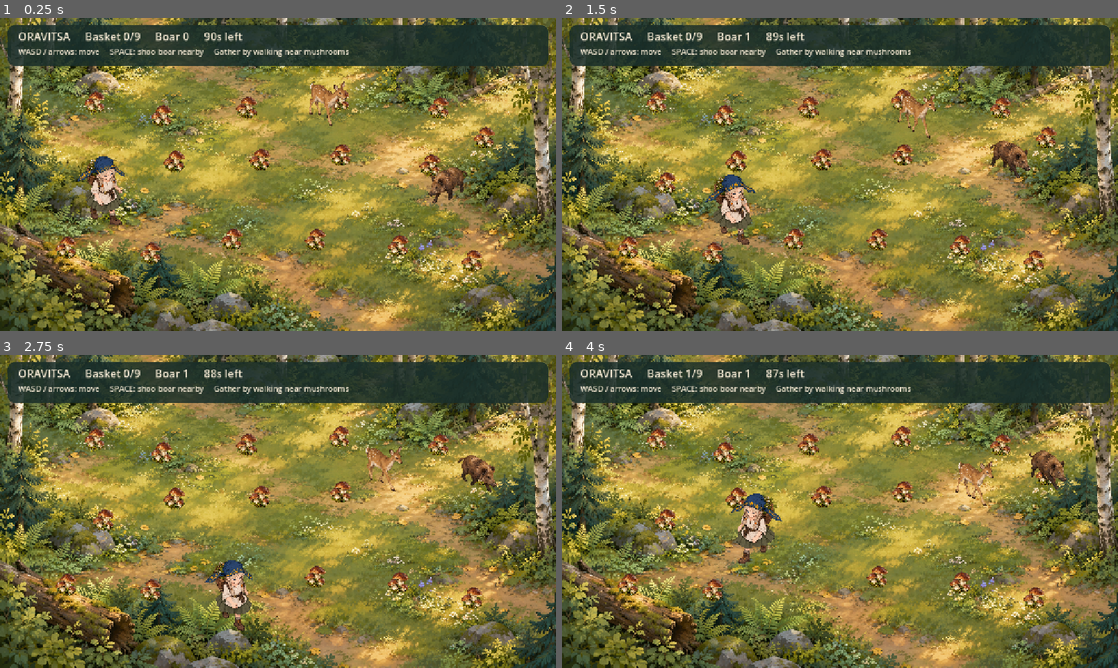
Above: before the commit, frames 1-4 (two rows, left to right).
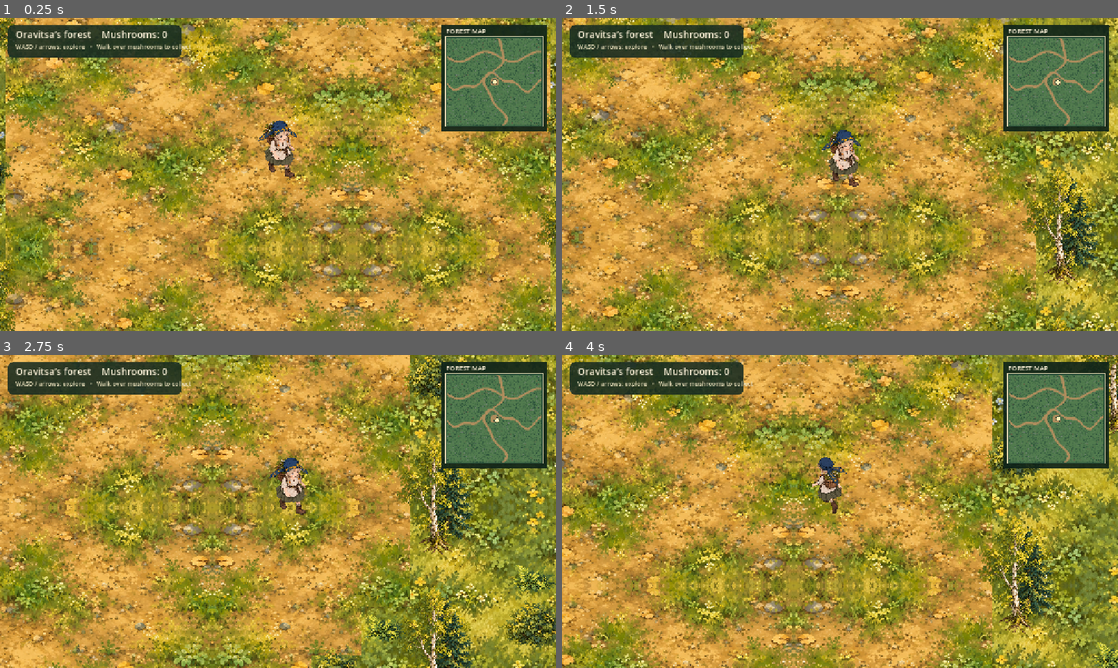
Above: after the commit, the same moments.

Repository: diegoami/oravitsa
Game: Godot game, scene res://scenes/forest_2d/forest.tscn
Two runs of this game, one before a commit and one after it. Both use one fixed random seed, a clock stepped at 60 frames per second and the inputs below. Before the commit the project starts from res://prototypes/foraging_2d/game.tscn.
Inputs:
- Up to frame 1 (0.25 s): no input
- Up to frame 2 (1.5 s): tap Enter at 0.5 s; hold D (move_right) 0.53-1.28 s; tap R at 0.6, 1.35 s; tap Space at 0.77 s; hold S (move_back) from 1.28 s (still down)
- Up to frame 3 (2.75 s): tap Space at 1.52 s; release S (move_back) at 2.03 s; hold D (move_right) from 2.03 s (still down); tap R at 2.1 s
- Up to frame 4 (4 s): release D (move_right) at 2.78 s; hold W (move_forward) 2.78-3.53 s; tap R at 2.85, 3.6 s; tap Space at 3.02, 3.77 s; hold A (move_left) from 3.53 s (still down)

The runs differ from the first frame. In frame 1, 89% of the frame differs, in the area x 0-100%, y 0-100%; in frame 2, 89%; in frame 3, 88%; in frame 4, 90%.

Commit message:
Build scrolling tiled forest exploration scene

Diff:
--- a/project.godot
+++ b/project.godot
@@ -11,8 +11,8 @@
 [application]
 
 config/name="Oravitsa"
-config/description="Cozy 2D foraging playtest."
-run/main_scene="res://prototypes/foraging_2d/game.tscn"
+config/description="Cozy 2D forest exploration playtest."
+run/main_scene="res://scenes/forest_2d/forest.tscn"
 config/features=PackedStringArray("4.7", "Forward Plus")
 config/icon="res://icon.svg"
 
--- /dev/null
+++ b/scenes/forest_2d/forest.gd
@@ -0,0 +1,303 @@
+extends Node2D
+
+## A finite, seeded forest made of connected painted ground tiles. Props are
+## streamed around the camera; the map data also drives collision and minimap.
+
+const TILE := 114
+const MAP_SIZE := 128
+const ART := "res://scenes/forest_2d/art/"
+const CHARACTER_ART := "res://prototypes/foraging_2d/art/"
+const SPEED := 240.0
+const PICKUP_RADIUS := 40.0
+const START := Vector2i(64, 64)
+const GRASS := 0
+const DIRT := 1
+const EMPTY := 0
+const TREE := 1
+const BUSH := 2
+const STONE := 3
+const MUSHROOM := 4
+const FERN := 5
+const LOG := 6
+const BLOCKED := [TREE, BUSH, STONE, LOG]
+const PROP_NAMES := {TREE: "tree", BUSH: "bush", STONE: "stone", MUSHROOM: "mushroom", FERN: "fern", LOG: "log"}
+
+var terrain := PackedByteArray()
+var objects := PackedByteArray()
+var player_position := Vector2.ZERO
+var basket := 0
+var _ground: TileMapLayer
+var _world: Node2D
+var _player: AnimatedSprite2D
+var _camera: Camera2D
+var _minimap: Control
+var _count_label: Label
+var _active_props: Dictionary = {}
+var _textures: Dictionary = {}
+var _loaded_center := Vector2i(-999, -999)
+var _facing_up := false
+
+
+func _ready() -> void:
+	_generate_map()
+	_build_world()
+	player_position = _cell_center(START)
+	_player.position = player_position
+	_camera.position = player_position
+	_camera.reset_smoothing()
+	_refresh_props()
+	_update_hud()
+
+
+func _process(delta: float) -> void:
+	var direction := Input.get_vector("move_left", "move_right", "move_forward", "move_back")
+	if direction.length_squared() > 0.0:
+		var step := direction.normalized() * SPEED * delta
+		_try_move(Vector2(step.x, 0.0))
+		_try_move(Vector2(0.0, step.y))
+		_facing_up = direction.y < -0.15 if absf(direction.y) > 0.15 else _facing_up
+		var wanted := "away" if _facing_up else "toward"
+		if _player.animation != wanted:
+			_player.play(wanted)
+		_player.flip_h = direction.x < -0.1
+	else:
+		_player.stop()
+	_player.position = player_position
+	_camera.position = player_position
+	_collect_nearby()
+	var cell := _world_cell(player_position)
+	if cell != _loaded_center:
+		_refresh_props()
+	_minimap.queue_redraw()
+
+
+func _generate_map() -> void:
+	terrain.resize(MAP_SIZE * MAP_SIZE)
+	objects.resize(MAP_SIZE * MAP_SIZE)
+	var grove_noise := FastNoiseLite.new()
+	grove_noise.seed = 81824
+	grove_noise.frequency = 0.075
+	for y in MAP_SIZE:
+		for x in MAP_SIZE:
+			var cell := Vector2i(x, y)
+			var idx := _index(cell)
+			var horizontal := absf(y - (64.0 + 10.0 * sin(x * 0.075) + 4.0 * sin(x * 0.19)))
+			var vertical := absf(x - (64.0 + 13.0 * sin(y * 0.068) + 3.0 * cos(y * 0.16)))
+			var clearing := Vector2(x - 64, y - 64).length() < 6.0
+			var side_path := absf(y - (28.0 + 7.0 * sin(x * 0.09))) < 1.7
+			var path := horizontal < 1.8 or vertical < 1.8 or side_path or clearing
+			terrain[idx] = DIRT if path else GRASS
+			if x < 2 or y < 2 or x > MAP_SIZE - 3 or y > MAP_SIZE - 3:
+				objects[idx] = TREE
+				continue
+			if clearing or path:
+				objects[idx] = MUSHROOM if _hash(x, y, 23) < 0.012 and not clearing else EMPTY
+				continue
+			var density := grove_noise.get_noise_2d(x, y)
+			var roll := _hash(x, y, 0)
+			if roll < 0.09 + maxf(0.0, density) * 0.17:
+				objects[idx] = TREE
+			elif roll < 0.16 + maxf(0.0, density) * 0.21:
+				objects[idx] = BUSH
+			elif roll < 0.19:
+				objects[idx] = STONE
+			elif roll < 0.202:
+				objects[idx] = LOG
+			elif roll < 0.253:
+				objects[idx] = FERN
+			elif roll < 0.29:
+				objects[idx] = MUSHROOM
+			else:
+				objects[idx] = EMPTY
+
+
+func _hash(x: int, y: int, salt: int) -> float:
+	var n := (x * 73856093) ^ (y * 19349663) ^ (salt * 83492791) ^ 472918
+	n = (n ^ (n >> 13)) * 1274126177
+	return float((n ^ (n >> 16)) & 0xffff) / 65535.0
+
+
+func _build_world() -> void:
+	_ground = TileMapLayer.new()
+	_ground.name = "ConnectedGround"
+	_ground.z_index = -10
+	add_child(_ground)
+	var tile_set := TileSet.new()
+	tile_set.tile_size = Vector2i(TILE, TILE)
+	for kind in 2:
+		var source := TileSetAtlasSource.new()
+		source.texture = load(ART + ("grass.png" if kind == GRASS else "dirt.png"))
+		source.texture_region_size = Vector2i(TILE, TILE)
+		for ay in 11:
+			for ax in 11:
+				source.create_tile(Vector2i(ax, ay))
+		tile_set.add_source(source, kind)
+	_ground.tile_set = tile_set
+	for y in MAP_SIZE:
+		for x in MAP_SIZE:
+			var sx := posmod(x, 22)
+			var sy := posmod(y, 22)
+			var flip := 0
+			if sx >= 11:
+				sx = 21 - sx
+				flip |= TileSetAtlasSource.TRANSFORM_FLIP_H
+			if sy >= 11:
+				sy = 21 - sy
+				flip |= TileSetAtlasSource.TRANSFORM_FLIP_V
+			_ground.set_cell(Vector2i(x, y), terrain[y * MAP_SIZE + x], Vector2i(sx, sy), flip)
+	_world = Node2D.new()
+	_world.name = "YSortedWorld"
+	_world.y_sort_enabled = true
+	add_child(_world)
+	for kind in PROP_NAMES:
+		var file: String = CHARACTER_ART + "mushrooms.png" if kind == MUSHROOM else ART + PROP_NAMES[kind] + ".png"
+		_textures[kind] = load(file)
+	_player = AnimatedSprite2D.new()
+	_player.name = "Oravitsa"
+	_player.sprite_frames = _make_character_frames()
+	_player.scale = Vector2.ONE * 0.20
+	_player.offset = Vector2(0, -290)
+	_world.add_child(_player)
+	_player.play("toward")
+	_camera = Camera2D.new()
+	_camera.name = "FollowCamera"
+	_camera.limit_left = 0
+	_camera.limit_top = 0
+	_camera.limit_right = MAP_SIZE * TILE
+	_camera.limit_bottom = MAP_SIZE * TILE
+	_camera.position_smoothing_enabled = true
+	_camera.position_smoothing_speed = 8.0
+	add_child(_camera)
+	_camera.make_current()
+	_build_hud()
+
+
+func _make_character_frames() -> SpriteFrames:
+	var frames := SpriteFrames.new()
+	for direction in ["toward", "away"]:
+		frames.add_animation(direction)
+		frames.set_animation_speed(direction, 8.0)
+		var texture: Texture2D = load(CHARACTER_ART + "oravitsa_walk_" + direction + ".png")
+		var width := float(texture.get_width()) / 4.0
+		for i in 4:
+			var frame := AtlasTexture.new()
+			frame.atlas = texture
+			frame.region = Rect2(width * i, 0, width, texture.get_height())
+			frames.add_frame(direction, frame)
+	return frames
+
+
+func _build_hud() -> void:
+	var canvas := CanvasLayer.new()
+	canvas.name = "HUD"
+	add_child(canvas)
+	var panel := PanelContainer.new()
+	panel.position = Vector2(18, 16)
+	panel.custom_minimum_size = Vector2(400, 76)
+	var style := StyleBoxFlat.new()
+	style.bg_color = Color(0.09, 0.17, 0.13, 0.88)
+	style.set_corner_radius_all(14)
+	panel.add_theme_stylebox_override("panel", style)
+	canvas.add_child(panel)
+	_count_label = Label.new()
+	_count_label.position = Vector2(36, 22)
+	_count_label.add_theme_font_size_override("font_size", 22)
+	_count_label.add_theme_color_override("font_color", Color("f8eed5"))
+	canvas.add_child(_count_label)
+	var hint := Label.new()
+	hint.position = Vector2(36, 56)
+	hint.text = "WASD / arrows: explore   •   Walk over mushrooms to collect"
+	hint.add_theme_font_size_override("font_size", 14)
+	hint.add_theme_color_override("font_color", Color("e9dfbb"))
+	canvas.add_child(hint)
+	_minimap = Control.new()
+	_minimap.set_script(load("res://scenes/forest_2d/minimap.gd"))
+	_minimap.name = "Minimap"
+	_minimap.position = Vector2(1016, 16)
+	_minimap.custom_minimum_size = Vector2(244, 244)
+	_minimap.size = Vector2(244, 244)
+	_minimap.set("forest", self)
+	canvas.add_child(_minimap)
+
+
+func _refresh_props() -> void:
+	var center := _world_cell(player_position)
+	_loaded_center = center
+	var wanted := {}
+	for y in range(maxi(0, center.y - 7), mini(MAP_SIZE, center.y + 8)):
+		for x in range(maxi(0, center.x - 10), mini(MAP_SIZE, center.x + 11)):
+			var cell := Vector2i(x, y)
+			var kind := objects[_index(cell)]
+			if kind == EMPTY:
+				continue
+			wanted[cell] = true
+			if not _active_props.has(cell):
+				_active_props[cell] = _make_prop(cell, kind)
+	for cell in _active_props.keys():
+		if not wanted.has(cell):
+			_active_props[cell].queue_free()
+			_active_props.erase(cell)
+
+
+func _make_prop(cell: Vector2i, kind: int) -> Sprite2D:
+	var sprite := Sprite2D.new()
+	sprite.name = PROP_NAMES[kind].capitalize() + "_%d_%d" % [cell.x, cell.y]
+	sprite.texture = _textures[kind]
+	sprite.position = _cell_center(cell)
+	sprite.scale = Vector2.ONE * {TREE: 0.18, BUSH: 0.11, STONE: 0.09, MUSHROOM: 0.06, FERN: 0.075, LOG: 0.09}[kind]
+	sprite.offset.y = -sprite.texture.get_height() * {TREE: 0.30, BUSH: 0.17, STONE: 0.08, MUSHROOM: 0.08, FERN: 0.10, LOG: 0.08}[kind]
+	sprite.flip_h = _hash(cell.x, cell.y, 71) > 0.5
+	_world.add_child(sprite)
+	return sprite
+
+
+func _try_move(step: Vector2) -> void:
+	var candidate := player_position + step
+	candidate.x = clampf(candidate.x, 16.0, MAP_SIZE * TILE - 16.0)
+	candidate.y = clampf(candidate.y, 12.0, MAP_SIZE * TILE - 12.0)
+	if _can_stand(candidate):
+		player_position = candidate
+
+
+func _can_stand(point: Vector2) -> bool:
+	for offset in [Vector2(-18, -12), Vector2(18, -12), Vector2(-18, 12), Vector2(18, 12)]:
+		var cell := _world_cell(point + offset)
+		if not _in_bounds(cell) or objects[_index(cell)] in BLOCKED:
+			return false
+	return true
+
+
+func _collect_nearby() -> void:
+	var center := _world_cell(player_position)
+	for y in range(center.y - 1, center.y + 2):
+		for x in range(center.x - 1, center.x + 2):
+			var cell := Vector2i(x, y)
+			if not _in_bounds(cell) or objects[_index(cell)] != MUSHROOM:
+				continue
+			if player_position.distance_to(_cell_center(cell)) <= PICKUP_RADIUS:
+				objects[_index(cell)] = EMPTY
+				basket += 1
+				if _active_props.has(cell):
+					_active_props[cell].queue_free()
+					_active_props.erase(cell)
+				_update_hud()
+
+
+func _update_hud() -> void:
+	_count_label.text = "Oravitsa’s forest    Mushrooms: %d" % basket
+
+
+func _index(cell: Vector2i) -> int:
+	return cell.y * MAP_SIZE + cell.x
+
+
+func _world_cell(point: Vector2) -> Vector2i:
+	return Vector2i(floori(point.x / TILE), floori(point.y / TILE))
+
+
+func _cell_center(cell: Vector2i) -> Vector2:
+	return Vector2(cell) * TILE + Vector2.ONE * (TILE * 0.5)
+
+
+func _in_bounds(cell: Vector2i) -> bool:
+	return cell.x >= 0 and cell.y >= 0 and cell.x < MAP_SIZE and cell.y < MAP_SIZE
--- /dev/null
+++ b/scenes/forest_2d/forest.tscn
@@ -0,0 +1,6 @@
+[gd_scene load_steps=2 format=3]
+
+[ext_resource type="Script" path="res://scenes/forest_2d/forest.gd" id="1"]
+
+[node name="Forest" type="Node2D"]
+script = ExtResource("1")
--- /dev/null
+++ b/scenes/forest_2d/minimap.gd
@@ -0,0 +1,33 @@
+extends Control
+
+var forest: Node2D
+var _texture: ImageTexture
+
+
+func _ready() -> void:
+	var size: int = forest.MAP_SIZE
+	var image := Image.create(size, size, false, Image.FORMAT_RGBA8)
+	for y in size:
+		for x in size:
+			var index: int = y * size + x
+			var color := Color("527b4e") if forest.terrain[index] == forest.GRASS else Color("ae8d5d")
+			match forest.objects[index]:
+				forest.TREE: color = Color("284d38")
+				forest.BUSH: color = Color("395f40")
+				forest.STONE: color = Color("79817c")
+				forest.LOG: color = Color("695844")
+			image.set_pixel(x, y, color)
+	_texture = ImageTexture.create_from_image(image)
+	queue_redraw()
+
+
+func _draw() -> void:
+	draw_rect(Rect2(Vector2.ZERO, size), Color(0.06, 0.14, 0.10, 0.92), true)
+	var map_rect := Rect2(Vector2(10, 27), Vector2(224, 207))
+	draw_texture_rect(_texture, map_rect, false)
+	draw_rect(map_rect, Color("dfd4ad"), false, 2.0)
+	var center: Vector2 = forest.player_position / float(forest.MAP_SIZE * forest.TILE)
+	var dot := map_rect.position + center * map_rect.size
+	draw_circle(dot, 4.5, Color("fff1b7"))
+	draw_arc(dot, 6.0, 0.0, TAU, 16, Color("344532"), 1.5)
+	draw_string(ThemeDB.fallback_font, Vector2(11, 20), "FOREST MAP", HORIZONTAL_ALIGNMENT_LEFT, -1, 15, Color("f8eed5"))
--- /dev/null
+++ b/scenes/forest_2d/smoke_test.gd
@@ -0,0 +1,48 @@
+extends SceneTree
+
+func _initialize() -> void:
+	call_deferred("_run")
+
+func _run() -> void:
+	var scene: PackedScene = load("res://scenes/forest_2d/forest.tscn")
+	var forest := scene.instantiate()
+	root.add_child(forest)
+	current_scene = forest
+	assert(forest.terrain.size() == 128 * 128)
+	assert(forest.objects.size() == 128 * 128)
+	assert(forest._ground.get_used_rect().size == Vector2i(128, 128))
+	assert(forest._camera.limit_right == 128 * 114)
+	assert(forest._minimap != null)
+	assert(forest._can_stand(forest._cell_center(forest.START)))
+	assert(forest.terrain[forest._index(forest.START)] == forest.DIRT)
+	var found := {}
+	var mushroom := Vector2i(-1, -1)
+	var grass_count := 0
+	var dirt_count := 0
+	for y in range(2, 126):
+		for x in range(2, 126):
+			var cell := Vector2i(x, y)
+			if forest.terrain[forest._index(cell)] == forest.GRASS:
+				grass_count += 1
+			else:
+				dirt_count += 1
+			var kind: int = forest.objects[forest._index(cell)]
+			if kind != forest.EMPTY and not found.has(kind):
+				found[kind] = cell
+			if kind == forest.MUSHROOM and mushroom.x < 0:
+				mushroom = cell
+	for kind in [forest.TREE, forest.BUSH, forest.STONE, forest.LOG]:
+		assert(found.has(kind))
+		assert(not forest._can_stand(forest._cell_center(found[kind])))
+	assert(found.has(forest.FERN))
+	assert(grass_count > 10000 and dirt_count > 500)
+	assert(found.has(forest.MUSHROOM))
+	assert(forest._can_stand(forest._cell_center(mushroom)))
+	forest.player_position = forest._cell_center(mushroom)
+	forest._collect_nearby()
+	assert(forest.basket >= 1)
+	assert(forest.objects[forest._index(mushroom)] == forest.EMPTY)
+	assert(forest._in_bounds(Vector2i(127, 127)))
+	assert(not forest._in_bounds(Vector2i(128, 127)))
+	print("Forest smoke test passed: tiles, bounds, blockers, pickup, minimap")
+	quit()
Binary file added: scenes/forest_2d/art/bush.png
Not shown, added: scenes/forest_2d/art/bush.png.import
Binary file added: scenes/forest_2d/art/dirt.png
Not shown, added: scenes/forest_2d/art/dirt.png.import
Binary file added: scenes/forest_2d/art/fern.png
Not shown, added: scenes/forest_2d/art/fern.png.import
Binary file added: scenes/forest_2d/art/grass.png
Not shown, added: scenes/forest_2d/art/grass.png.import
Binary file added: scenes/forest_2d/art/log.png
Not shown, added: scenes/forest_2d/art/log.png.import
Binary file added: scenes/forest_2d/art/stone.png
Not shown, added: scenes/forest_2d/art/stone.png.import
(and 6 more such lines)
